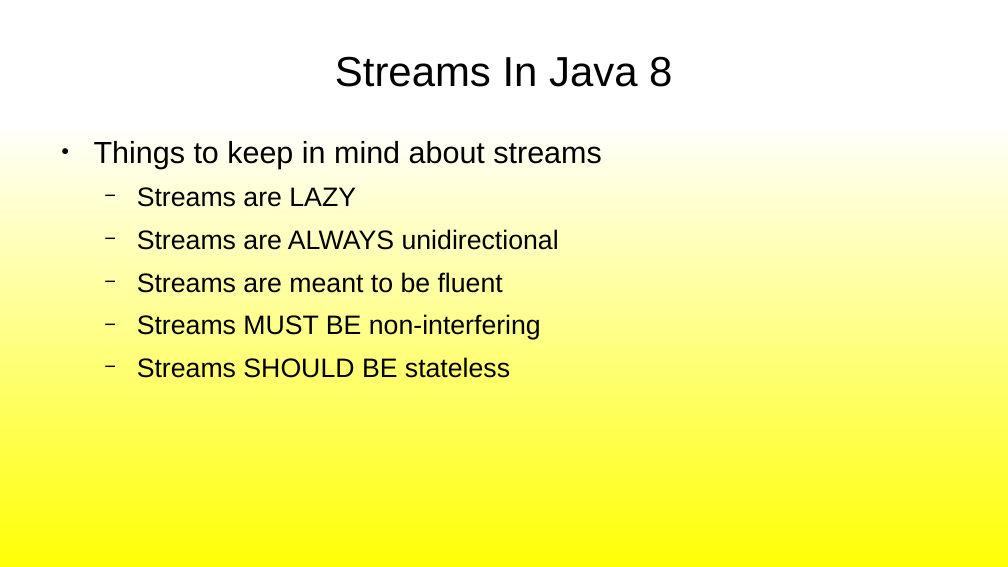
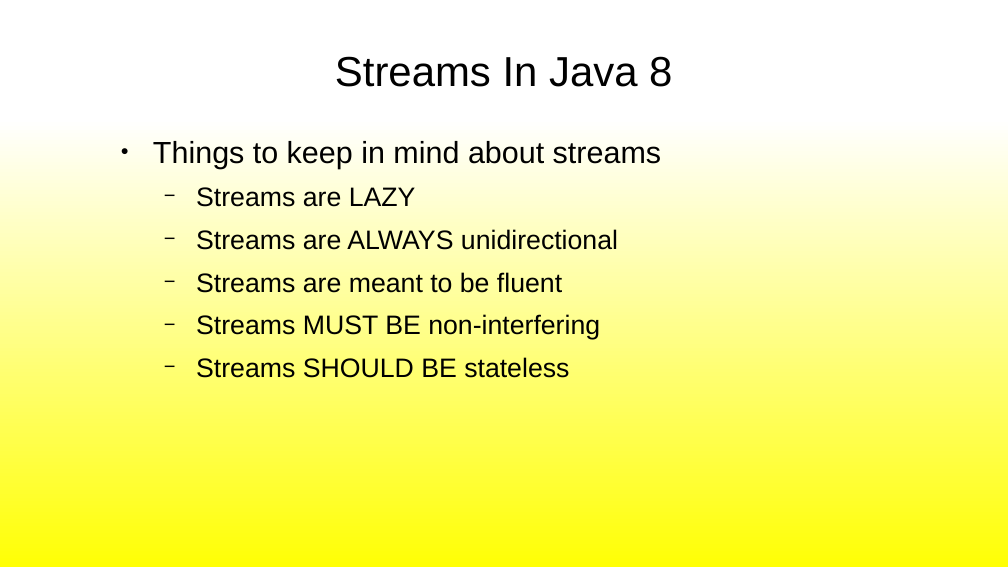
Before and after one commit to JUGGL/2016-august-collections-streams, a slide deck: slide 5 of CollectionsAndStreams.odp. Drawn at 1008x567 pixels with LibreOffice and Linux fonts; fonts in the diff are those of the drawing; background and template pictures are left out. Boxes give left, top, right and bottom in pixels: in the first picture for what was removed or moved away, otherwise in the second. Text is boxed around its words. In the diff, an @@ line names an element or a change of style, - is before the commit and + after.

```diff
--- a/CollectionsAndStreams.odp
+++ b/CollectionsAndStreams.odp
@@ text "Things to keep in mind ...": place and size @@
-text "Things to keep in mind ..." at (94, 141, 601, 378)
+text "Things to keep in mind ..." at (153, 141, 661, 378)
```
Also in this commit, not shown: 3 other slides changed, 2 other files.
